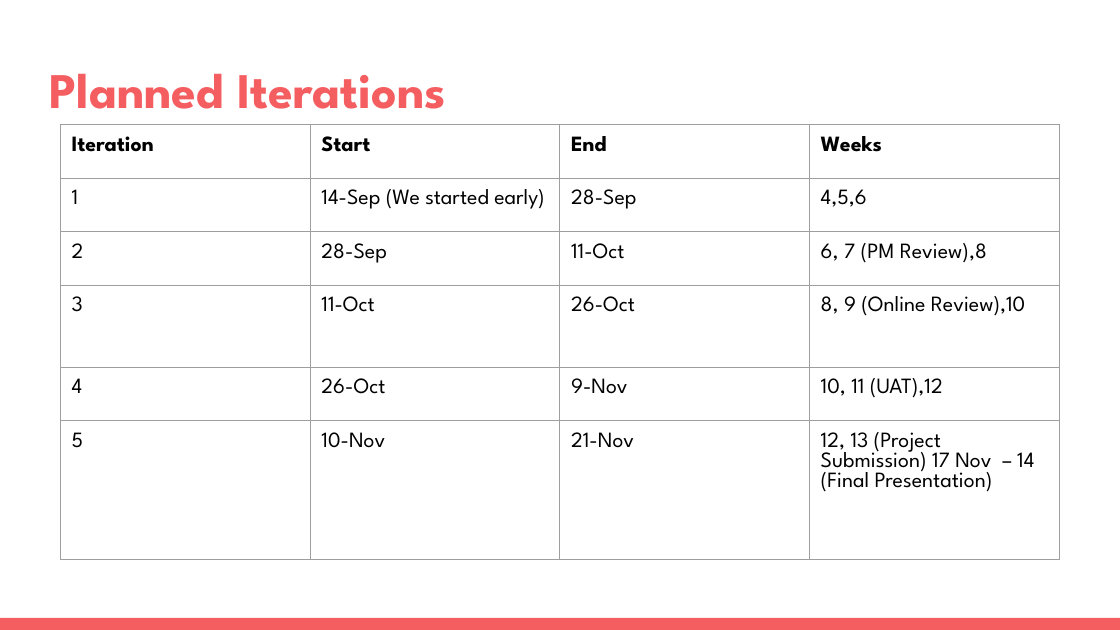
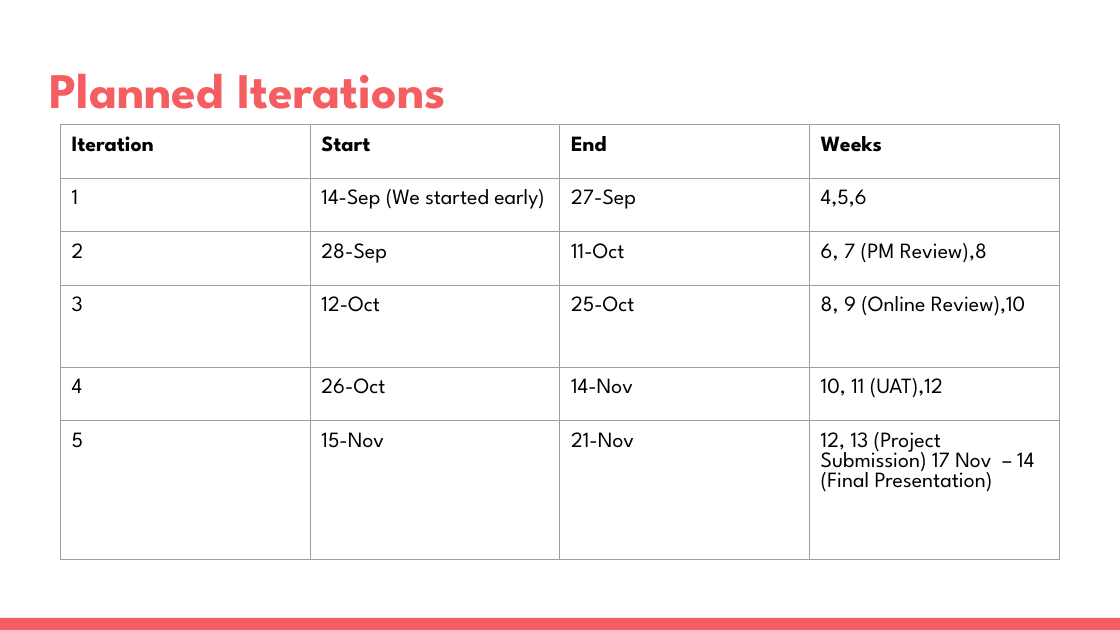
Before and after one commit to one-ice/IS212-Software-Project-Management, a slide deck: slide 4 of presentations/PM Review.pptx. Drawn at 1120x630 pixels with LibreOffice and Linux fonts; fonts in the diff are those of the drawing. Boxes give left, top, right and bottom in pixels: in the first picture for what was removed or moved away, otherwise in the second. Text is boxed around its words. In the diff, an @@ line names an element or a change of style, - is before the commit and + after.

```diff
--- a/presentations/PM Review.pptx
+++ b/presentations/PM Review.pptx
@@ table at (60,124,1060,581) @@
-row 2, column 3: 28-Sep
+row 2, column 3: 27-Sep
-row 4, column 2: 11-Oct
+row 4, column 2: 12-Oct
-row 4, column 3: 26-Oct
+row 4, column 3: 25-Oct
-row 5, column 3: 9-Nov
+row 5, column 3: 14-Nov
-row 6, column 2: 10-Nov
+row 6, column 2: 15-Nov
```
Also in this commit, not shown: 1 other slide changed.
